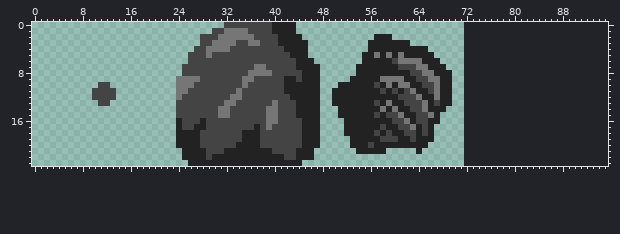
Pixel-art file -- assets/asesprite/tiles_ase.aseprite. Above: the version before the commit.
72x24 pixels, 1 frame. The old version is drawn lined up with the new one, on the new canvas.
The same view after the edit:
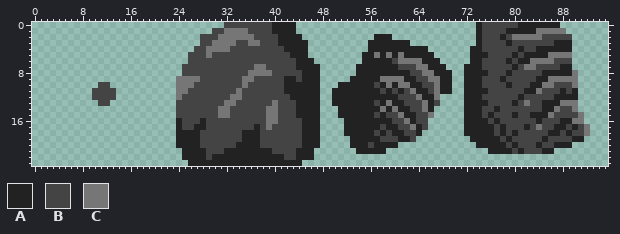
Palette (. is transparent): A #222222  B #444444  C #767676
The exact change:
canvas 72x24 -> 96x24
Colour A now appears in row 0 at x 74 and 81 to 87; in row 1 at x 74 and 79 to 83; in row 2 at x 74 and 78; in row 3 at x 74, 79 and 87 to 89; in row 4 at x 73 to 74, 81 and 84 to 89; in row 5 at x 73 to 75, 80 and 82 to 85.
Colour A now appears in row 6 at x 73 to 74, 79 and 81 to 82; in row 7 at x 72 to 74, 80 and 88 to 89; in row 8 at x 72 to 75, 79 and 85 to 89; in row 9 at x 72 to 74, 78 and 84 to 85; in row 10 at x 72 to 74, 79 and 83 to 84; in row 11 at x 72 to 75, 82 to 83, 88 and 90.
Colour A now appears in row 12 at x 72 to 74, 81 and 87 to 90; in row 13 at x 72 to 75, 80 and 85 to 87; in row 14 at x 72 to 74, 77 and 85 to 86; in row 15 at x 72 to 74, 76, 80 and 83 to 85; in row 16 at x 72 to 75, 77, 84 and 88 to 89; in row 17 at x 72 to 76, 78, 82, 87 to 88 and 90.
Colour A now appears in row 18 at x 72 to 76, 78, 80, 86 to 87 and 89; in row 19 at x 73 to 77, 79, 85 and 90 to 91; in row 20 at x 74 to 78, 80, 84 and 87 to 89; in row 21 at x 76 to 79, 81 and 85 to 86.
Colour B now appears in row 0 at x 75 to 80; in row 1 at x 75 to 78; in row 2 at x 75 to 77, 79 and 85 to 89; in row 3 at x 75 to 78 and 80 to 86; in row 4 at x 75 to 80 and 82 to 83; in row 5 at x 76 to 79 and 81.
Colour B now appears in row 6 at x 75 to 78, 80 and 87 to 89; in row 7 at x 75 to 79, 81 and 84 to 87; in row 8 at x 76 to 78 and 80 to 84; in row 9 at x 75 to 77 and 79 to 83; in row 10 at x 75 to 78, 80 to 82 and 87 to 89; in row 11 at x 76 to 81, 85 to 87 and 89.
Colour B now appears in row 12 at x 75 to 80 and 82 to 86; in row 13 at x 76 to 79, 81 and 83 to 84; in row 14 at x 75 to 76, 78 to 84 and 88 to 89; in row 15 at x 75, 77 to 79, 81 to 82 and 87 to 90; in row 16 at x 76, 78 to 83 and 85 to 87; in row 17 at x 77, 79 to 81, 83, 85 to 86, 89 and 91.
Colour B now appears in row 18 at x 77, 79, 81 to 85, 88 and 90 to 91; in row 19 at x 78, 80 to 84 and 86 to 89; in row 20 at x 79, 81 to 83 and 85 to 86; in row 21 at x 80 and 82 to 84.
Colour C now appears in row 1 at x 84 to 88; in row 2 at x 80 to 84; in row 5 at x 86 to 89; in row 6 at x 83 to 86; in row 7 at x 82 to 83; in row 8 at x 90.
Colour C now appears in row 9 at x 86 to 90; in row 10 at x 85 to 86 and 90; in row 11 at x 84; in row 13 at x 82 and 88 to 90; in row 14 at x 87 and 90; in row 15 at x 86 and 91.
Colour C now appears in row 16 at x 90 to 91; in row 17 at x 84 and 92; in row 18 at x 92.
The author cleared colour A in rows 12 to 13 at x 68 to 69; in row 14 at x 67 to 68; in row 15 at x 67; in row 16 at x 66 to 67; in rows 17 to 18 at x 66; in row 19 at x 64 to 66.
The author cleared colour A in row 20 at x 61 to 65; in row 21 at x 64.
The author cleared colour B in row 18 at x 65.
